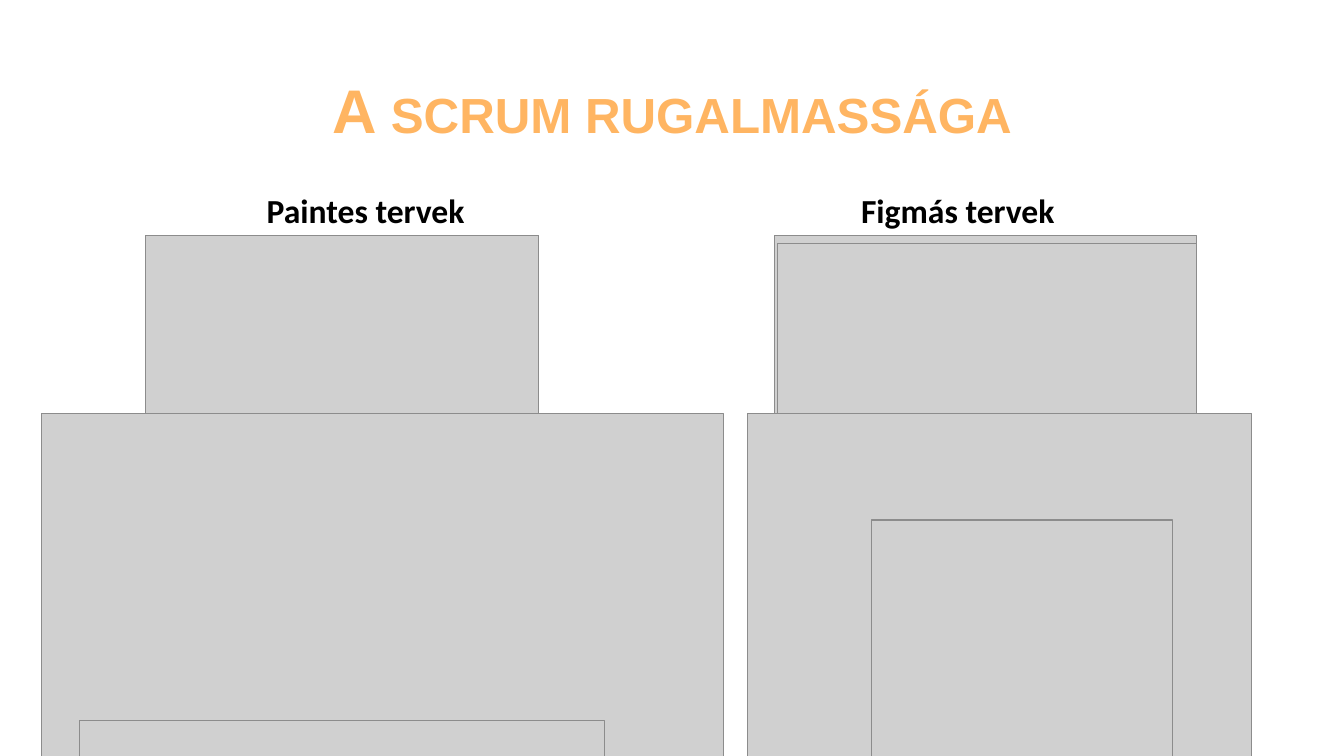
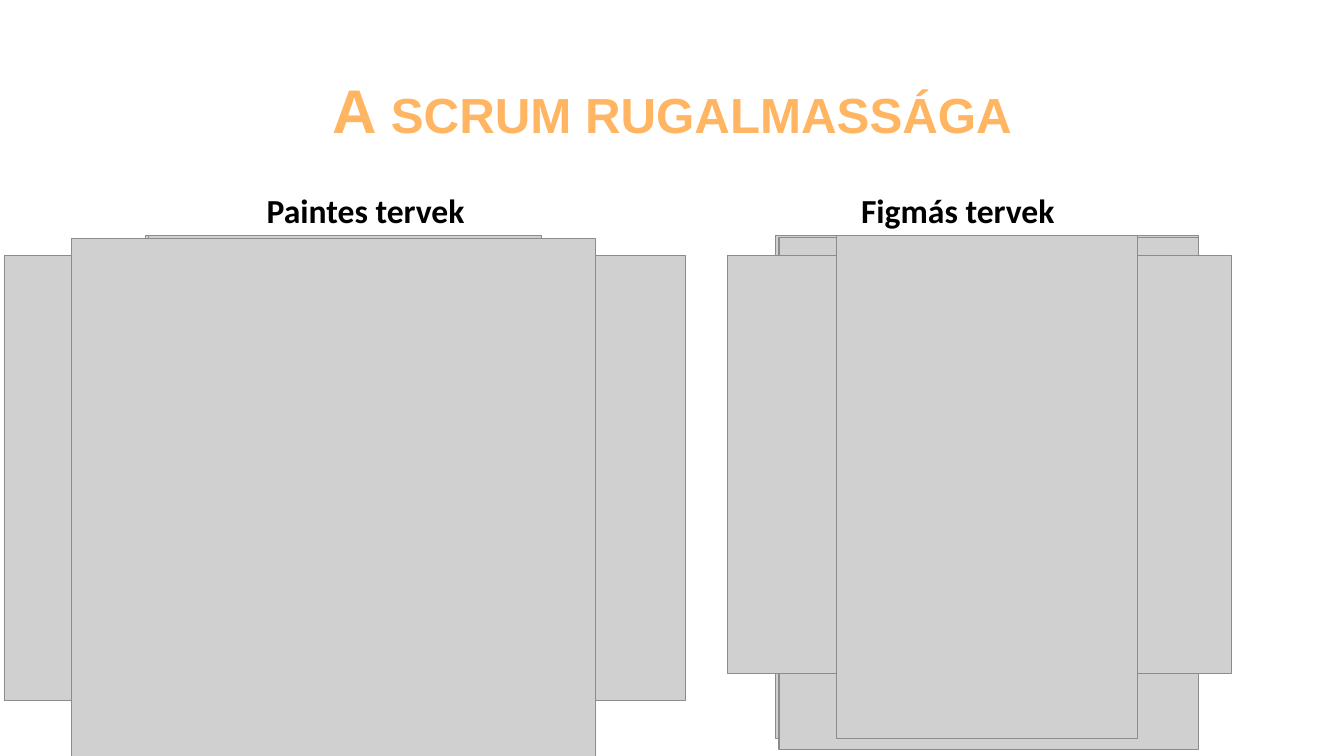
Before and after one commit to dzsofri/kulimuli.com, a slide deck: slide 7 of ikt projektfeladat.pptx. Drawn at 1344x756 pixels with LibreOffice and Linux fonts; fonts in the diff are those of the drawing; grey boxes stand for pictures. Boxes give left, top, right and bottom in pixels: in the first picture for what was removed or moved away, otherwise in the second. Text is boxed around its words. In the diff, an @@ line names an element or a change of style, - is before the commit and + after.

```diff
--- a/ikt projektfeladat.pptx
+++ b/ikt projektfeladat.pptx
@@ picture: place and size @@
-picture at (80,721,605,756)
+picture at (71,238,596,756)
@@ picture: place and size @@
-picture at (778,244,1198,756)
+picture at (779,237,1199,749)
@@ picture: place and size @@
-picture at (872,520,1174,756)
+picture at (837,236,1138,739)
@@ picture: place and size @@
-picture at (41,413,723,756)
+picture at (4,255,686,701)
@@ picture: place and size @@
-picture at (748,413,1252,756)
+picture at (728,255,1232,675)
```
Also in this commit, not shown: 1 other slide changed, 6 slides added, 1 other file.
